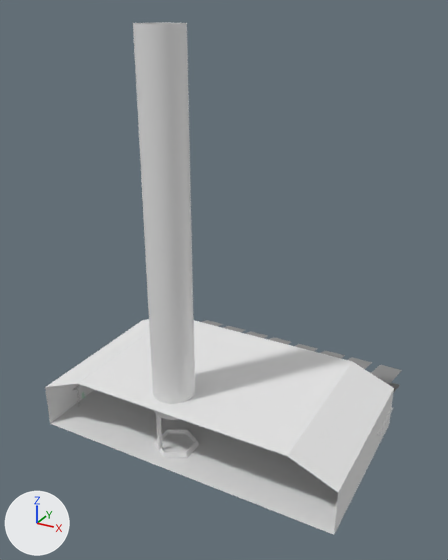
One commit to the Blender file Графика/Военная_база/ангар/hungar.blend: the scene before it, then after it.
Rendered twice from a 50 mm lens placed at (251.0, -255.0, 266.0), pointed at (64.0, 84.0, 97.0). Every picture has the same lights, and +X, +Y and +Z are marked at lower left.
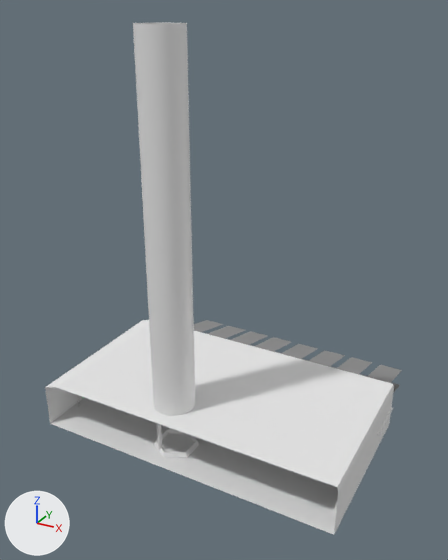
Pixel boxes [x1, y1, x2, y2] of what changed, in the pictures (448 x 560 px; the box of a moved part takes in the faces that stretch with it):
'Cube', reshaped
    before: [45, 319, 394, 535]
    after: [45, 320, 394, 535]
part 1 of me_cube_001, moved or reshaped
    before: [46, 319, 394, 492]
    after: [46, 320, 394, 492]

What the commit changed:
me_cube_001 has 61 vertices, 40 faces and spans x -28.0..181.0, y 0.0..113.0, z -1.0..35.0.
me_cube_001 is used by ob_cube; location (0.0, 0.0, 1.2); scale (1.0, 1.0, 1.18).
Before the commit, vertices of me_cube_001: 56 (2.0, 0.0, 35.0) at pixel (77, 383), 57 (2.0, 113.0, 35.0), 60 (2.0, 23.0, 35.0) at pixel (100, 366).
Part 1, on me_cube_001:
Vertices 56, 57, 60 of me_cube_001 move by (-19.0, 0.0, -8.0).
Vertex 58 of me_cube_001 moves from (150.0, 0.0, 35.0) at pixel (287, 456) to (179.0, 0.0, 27.0) at pixel (337, 487).
Vertex 59 of me_cube_001 moves from (150.0, 113.0, 35.0) at pixel (352, 361) to (179.0, 113.0, 27.0) at pixel (393, 383).
